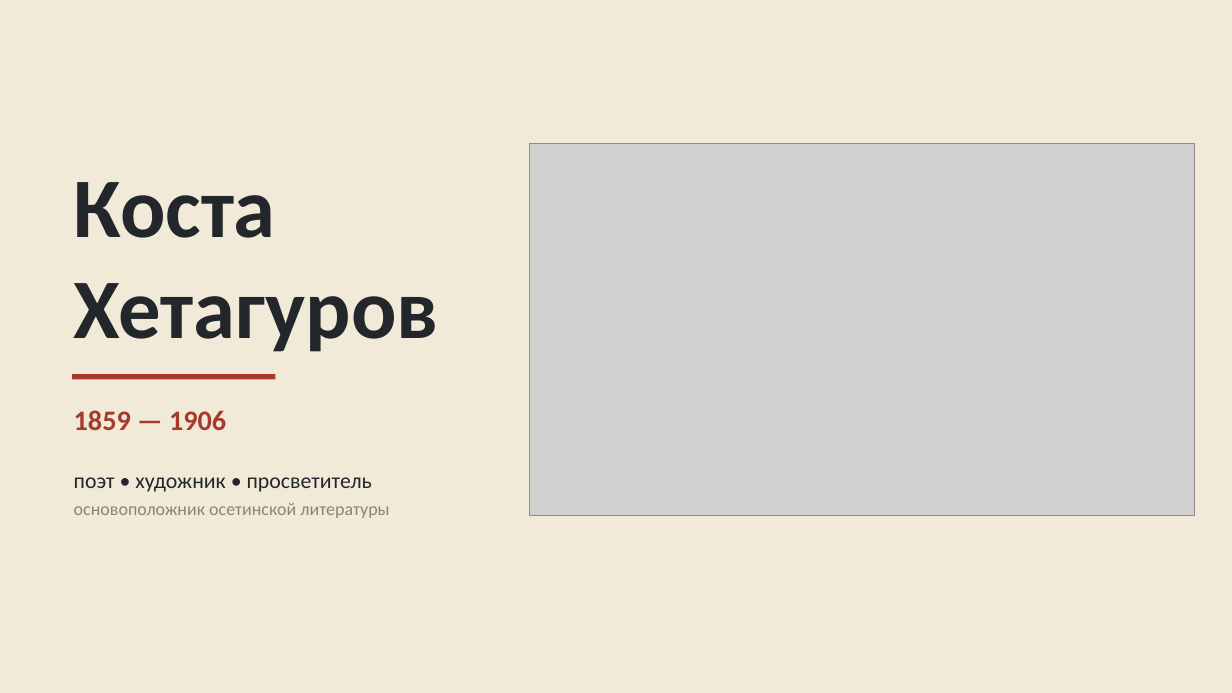
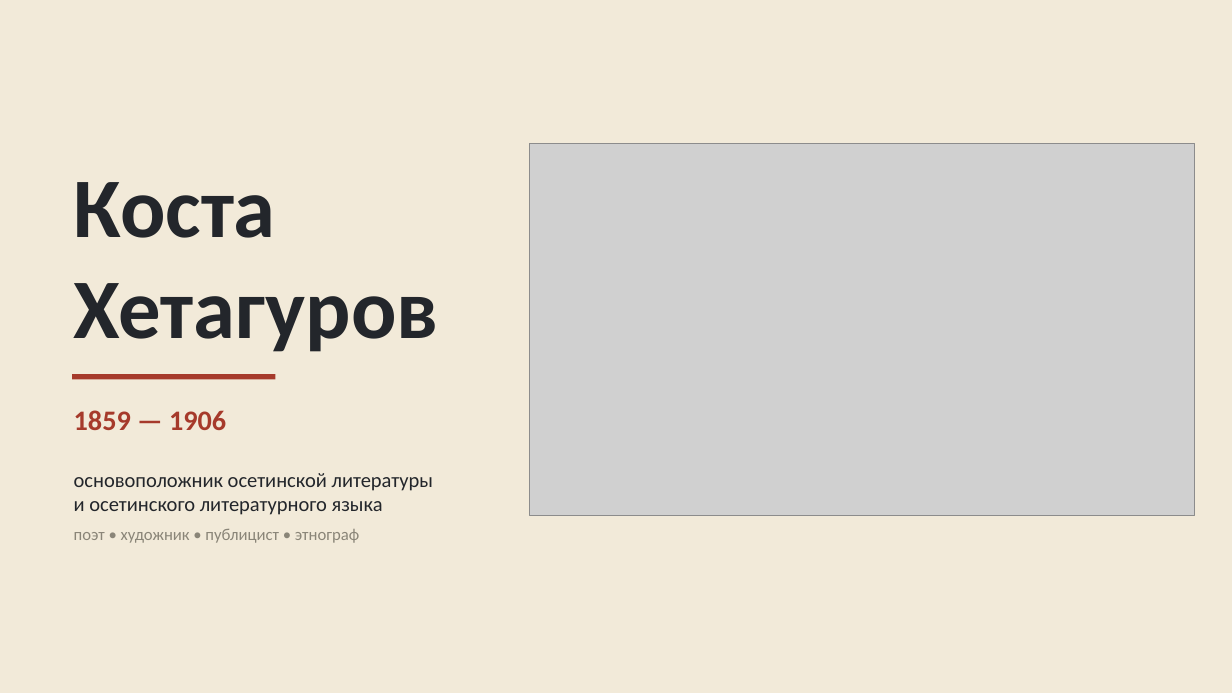
Before and after one commit to maksummatatov10-spec1231/prezent, a slide deck: slide 1 of Kosta_Hetagurov.pptx. Drawn at 1232x693 pixels with LibreOffice and Linux fonts; fonts in the diff are those of the drawing; grey boxes stand for pictures. Boxes give left, top, right and bottom in pixels: in the first picture for what was removed or moved away, otherwise in the second. Text is boxed around its words. In the diff, an @@ line names an element or a change of style, - is before the commit and + after.

```diff
--- a/Kosta_Hetagurov.pptx
+++ b/Kosta_Hetagurov.pptx
@@ text at (x1=74, y1=477, x2=372, y2=492): paragraph removed @@
-поэт • художник • просветитель
@@ text at (x1=74, y1=473, x2=434, y2=491): size 14 to 16 pt, text colour #8A8578 to #23262B in "основоположник осетинской литературы"; less space between paragraphs @@
@@ text at (x1=74, y1=501, x2=383, y2=543): paragraphs added @@
+и осетинского литературного языка
+поэт • художник • публицист • этнограф
```
Also in this commit, not shown: 10 other slides changed, 1 slide added, 1 slide removed, 1 other file.
